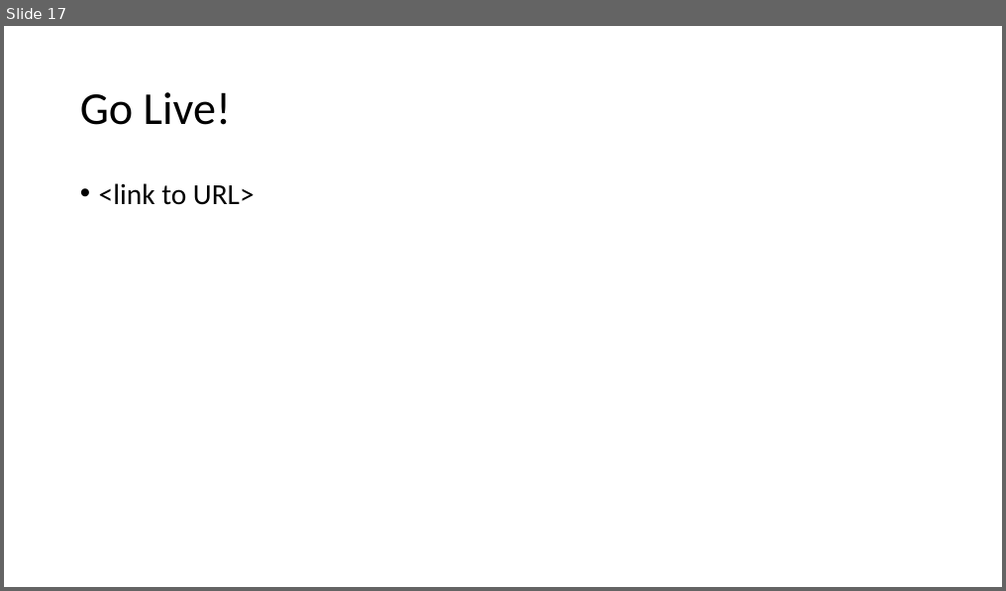
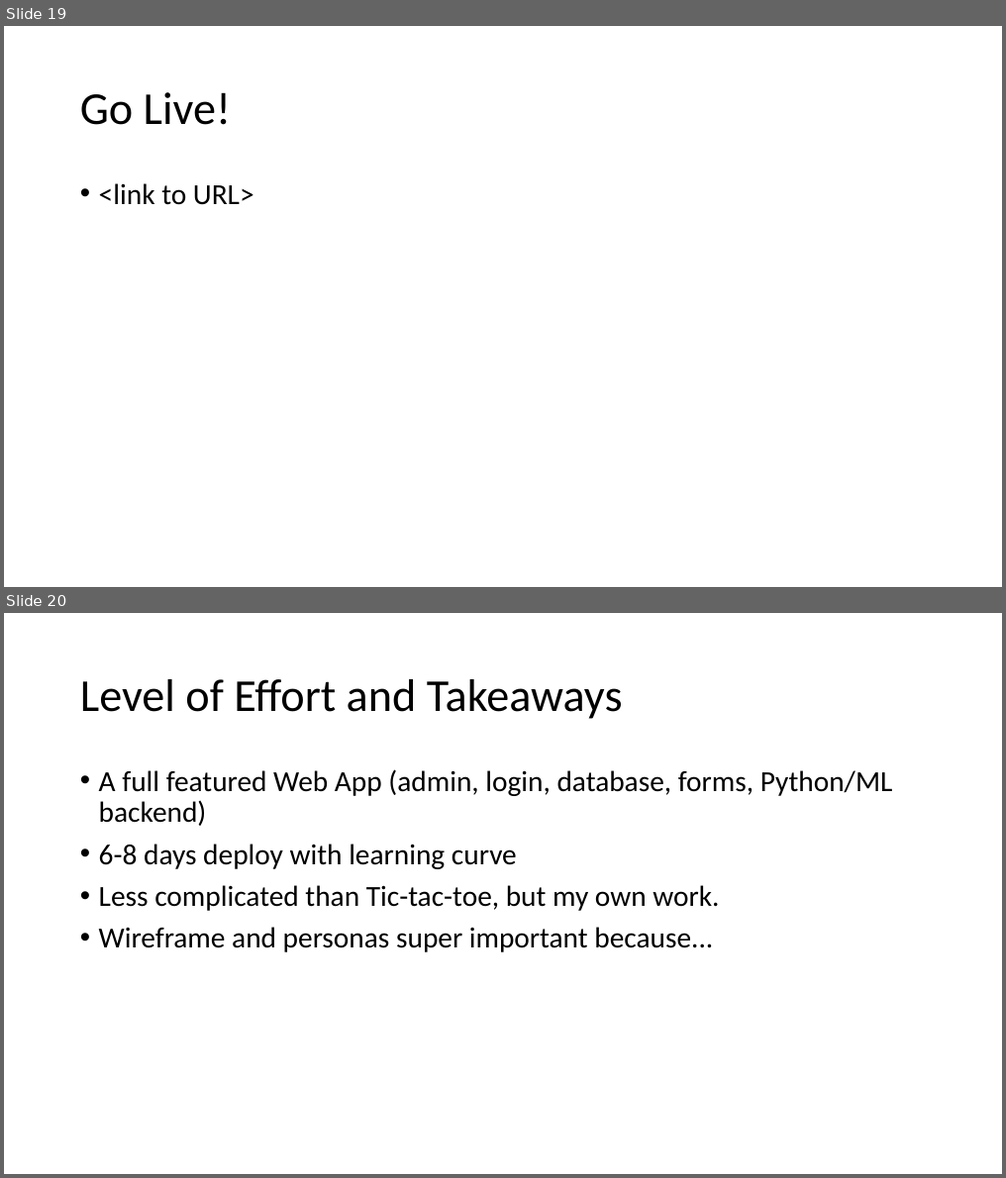
Before and after one commit to cwinsor/django_103_plasticc_and_ux, a slide deck: presentation.pptx. Shown one above the other, each under a label of ours: slide 17 before the commit, slides 19 and 20 after it. The pictures are 1006x591 and 1006x1178 pixels, drawn with LibreOffice and Linux fonts; fonts in the diff are those of the drawing. Boxes give left, top, right and bottom in pixels: in the first picture for what was removed or moved away, otherwise in the second. Text is boxed around its words. In the diff, an @@ line names an element or a change of style, - is before the commit and + after.

```diff
--- a/presentation.pptx
+++ b/presentation.pptx
@@ slide 20 added at [4,613,1002,1174], background #FFFFFF @@
@@ title added at [80,679,623,719], 44 pt, text #000000 @@
+Level of Effort and Takeaways
@@ text added at [99,769,893,953], 28 pt, text #000000 @@
+• A full featured Web App (admin, login, database, forms, Python/ML backend)
+• 6-8 days deploy with learning curve
+• Less complicated than Tic-tac-toe, but my own work.
+• Wireframe and personas super important because...
@@ what was slide 17 is now slide 19 @@
```
Also in this commit, not shown: 4 slides changed, 2 other slides added, 17 other files.
